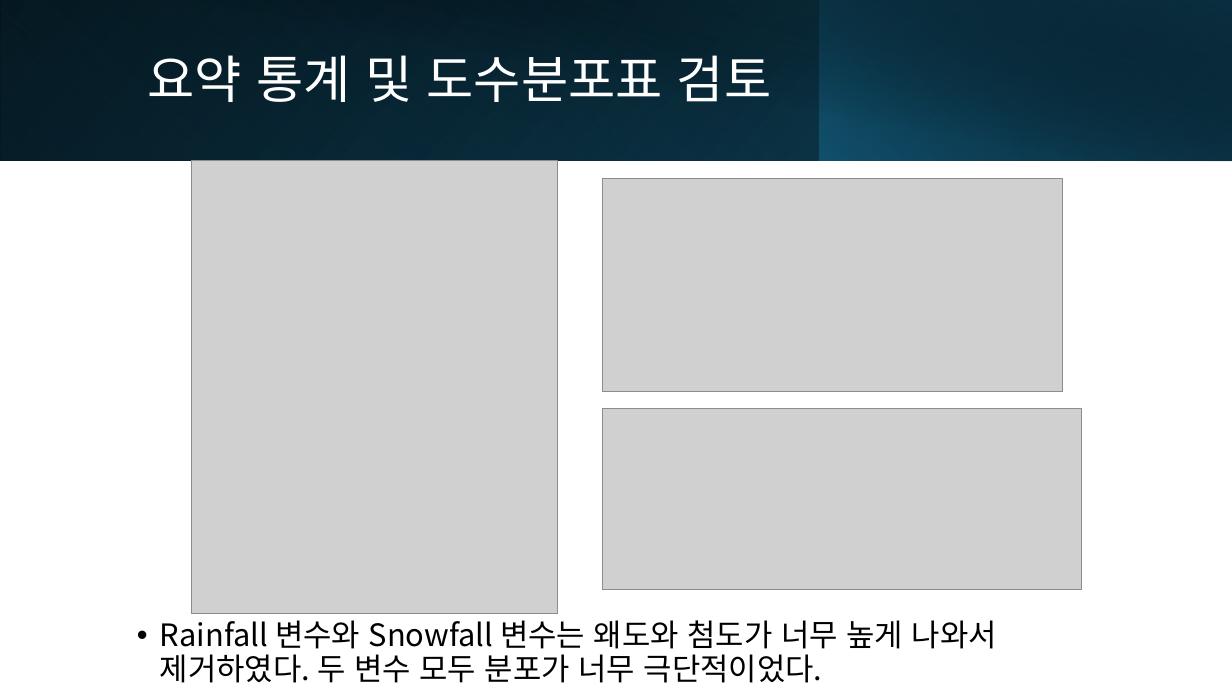
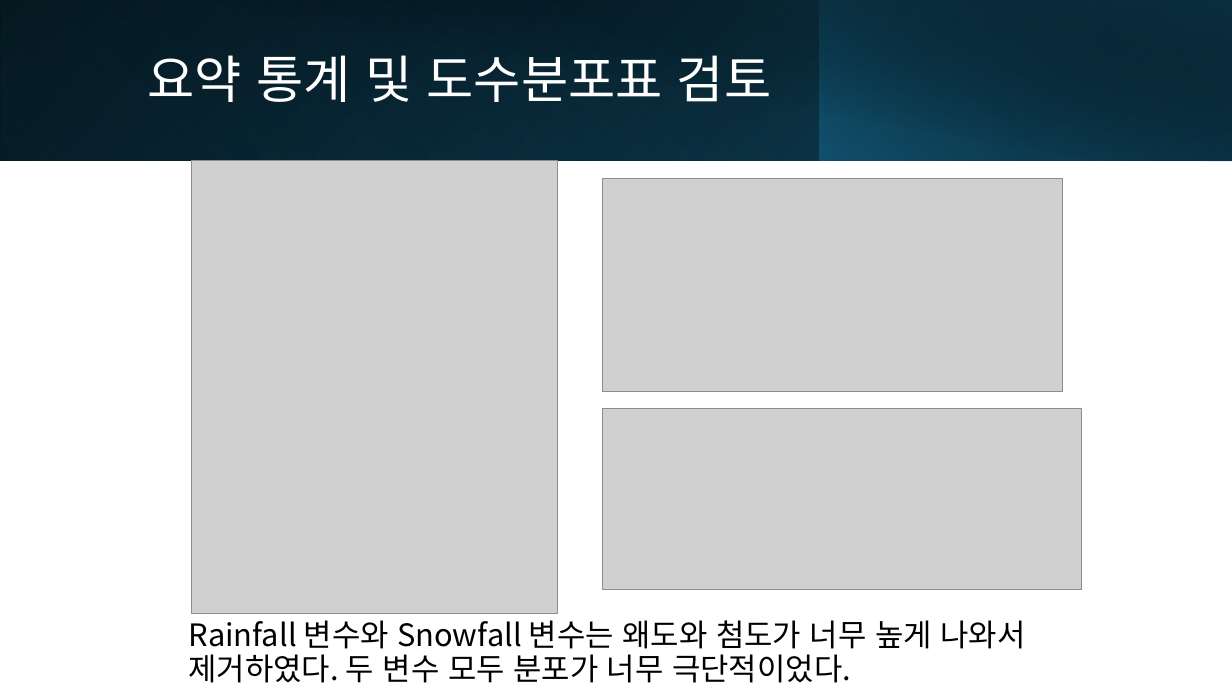
Before and after one commit to shdhkim/BikeRentalAnalysis, a slide deck: slide 8 of 자전거 대여 분석 프로젝트.pptx. Drawn at 1232x693 pixels with LibreOffice and Linux fonts; fonts in the diff are those of the drawing; grey boxes stand for pictures. Boxes give left, top, right and bottom in pixels: in the first picture for what was removed or moved away, otherwise in the second. Text is boxed around its words. In the diff, an @@ line names an element or a change of style, - is before the commit and + after.

```diff
--- a/자전거 대여 분석 프로젝트.pptx
+++ b/자전거 대여 분석 프로젝트.pptx
@@ text "Rainfall 변수와 Snowfall 변수는 왜도와 ...": place and size @@
-text "Rainfall 변수와 Snowfall 변수는 왜도와 ..." at bbox=[160, 620, 997, 683]
+text "Rainfall 변수와 Snowfall 변수는 왜도와 ..." at bbox=[189, 620, 1025, 683]
@@ text "Rainfall 변수와 Snowfall 변수는 왜도와 ..." at bbox=[189, 620, 1025, 683]: bullet • to none @@
```
Also in this commit, not shown: 6 other slides changed.
